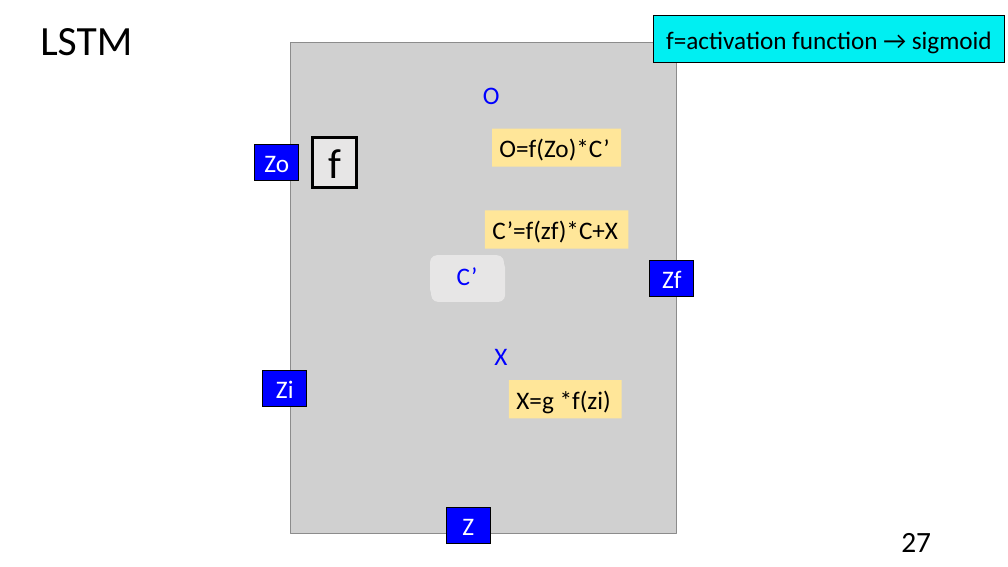
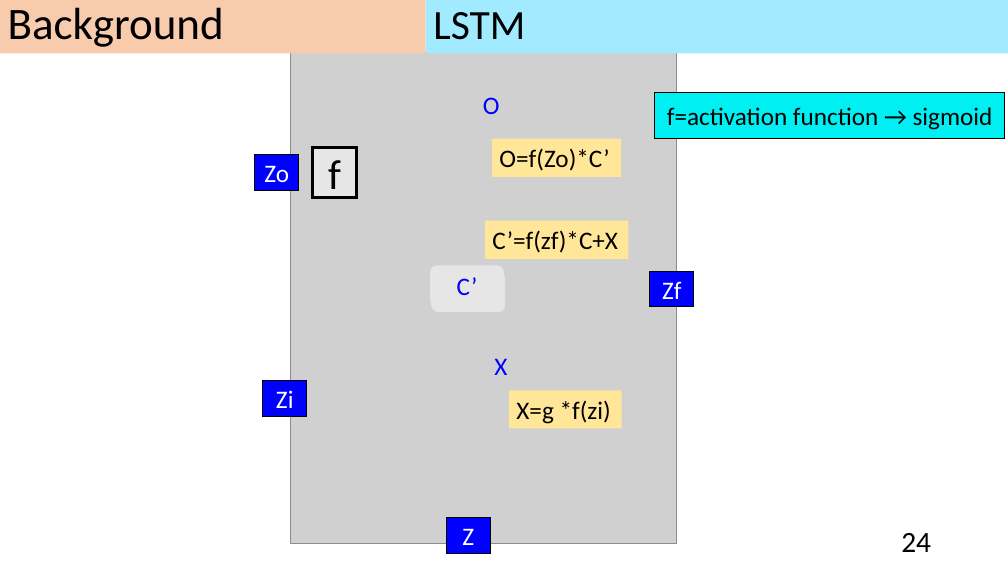
Before and after one commit to andrew841018/disksim_github, a slide deck: slide 24 of 論文相關/my paper.pptx (slide 27 before the commit). Drawn at 1008x567 pixels with LibreOffice and Linux fonts; fonts in the diff are those of the drawing; grey boxes stand for pictures. Boxes give left, top, right and bottom in pixels: in the first picture for what was removed or moved away, otherwise in the second. Text is boxed around its words. In the diff, an @@ line names an element or a change of style, - is before the commit and + after.

```diff
--- a/論文相關/my paper.pptx
+++ b/論文相關/my paper.pptx
@@ rectangle added at [0, 0, 426, 53], fill #F8CBAD, 42.9 pt, text #000000 @@
+Background
@@ title "LSTM": place and size @@
-title "LSTM" at [40, 28, 132, 56]
+title "LSTM" at [426, 0, 1008, 53]
@@ title "LSTM" at [426, 0, 1008, 53]: fill none to #A1EAFF @@
@@ rectangle "f=activation function → sigmoid": place and size @@
-rectangle "f=activation function → sigmoid" at [654, 16, 1004, 62]
+rectangle "f=activation function → sigmoid" at [655, 92, 1005, 138]
@@ 8 rectangles, 2 texts, 2 rounded rectangles, 1 picture: place and size @@
-8 rectangles, 2 texts, 2 rounded rectangles, 1 picture at [255, 42, 694, 544]
+8 rectangles, 2 texts, 2 rounded rectangles, 1 picture at [255, 52, 694, 554]
@@ page number at [901, 533, 931, 552]: text changed @@
-27
+24
```
Also in this commit, not shown: 28 other slides changed, 18 slides added, 9 slides removed, 16 other files.
